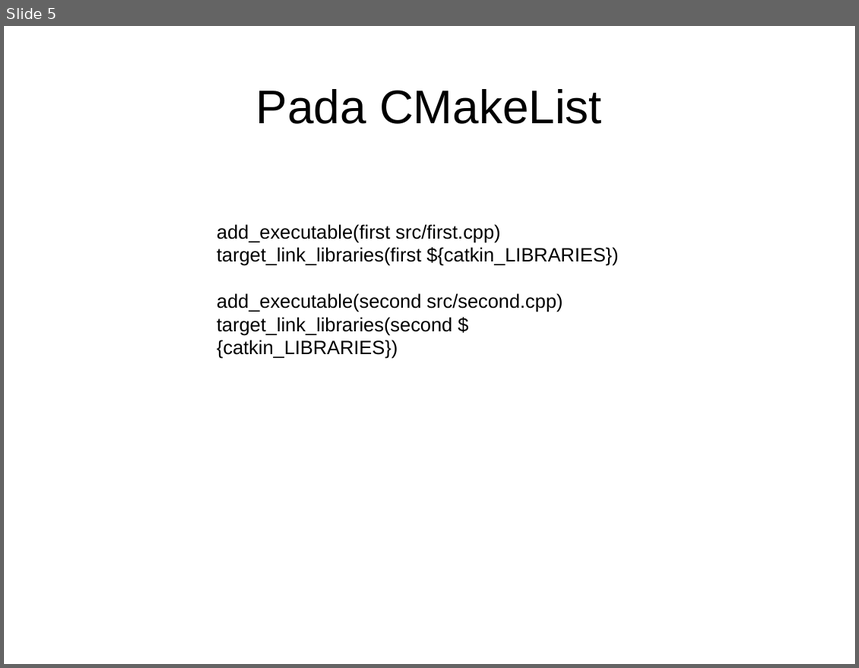
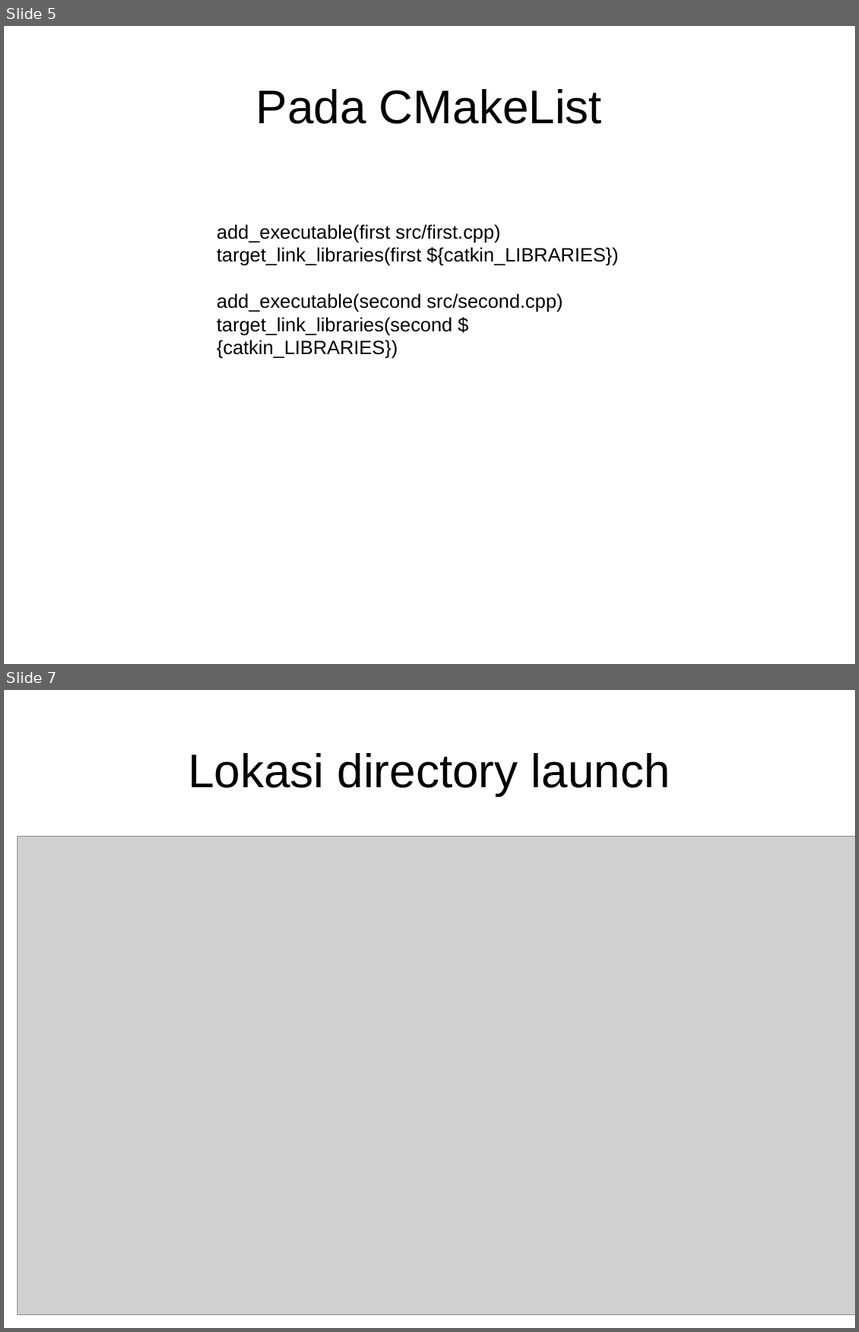
Before and after one commit to lp02781/pelatihan_ros, a slide deck: pelatihan_ros_2.pptx. Shown one above the other, each under a label of ours: slide 5 before the commit, slides 5 and 7 after it; the slides between them are not shown. The pictures are 859x668 and 859x1332 pixels, drawn with LibreOffice and Linux fonts; fonts in the diff are those of the drawing; grey boxes stand for pictures. Boxes give left, top, right and bottom in pixels: in the first picture for what was removed or moved away, otherwise in the second. Text is boxed around its words. In the diff, an @@ line names an element or a change of style, - is before the commit and + after.

```diff
--- a/pelatihan_ros_2.pptx
+++ b/pelatihan_ros_2.pptx
@@ slide 7 added at box(4, 690, 855, 1328), background #FFFFFF @@
@@ text added at box(188, 753, 671, 796), 44 pt, text #000000 @@
+Lokasi directory launch
@@ picture added at box(18, 837, 855, 1315) @@
```
Also in this commit, not shown: 2 slides changed, 1 other slide added.
